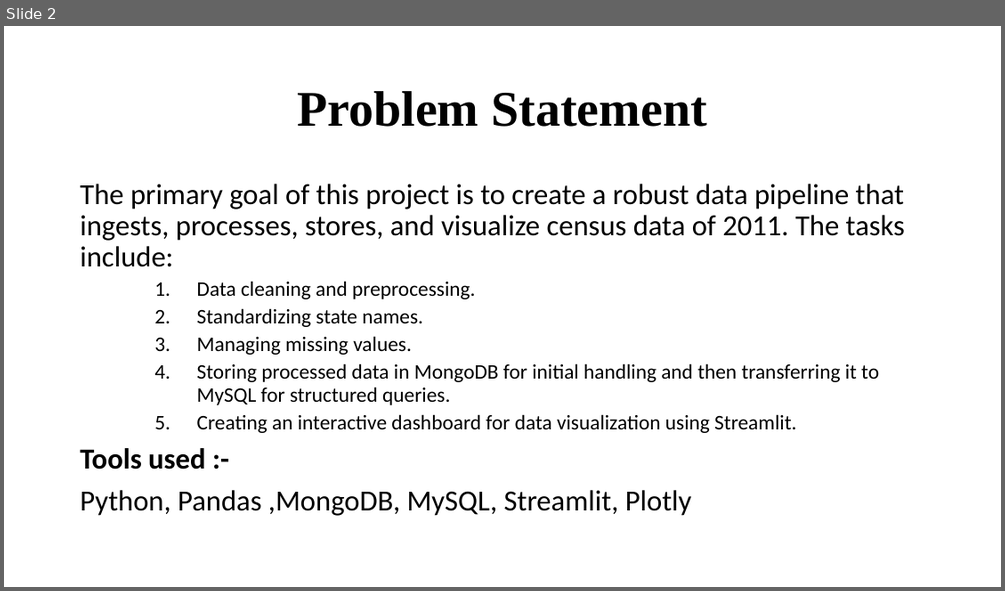
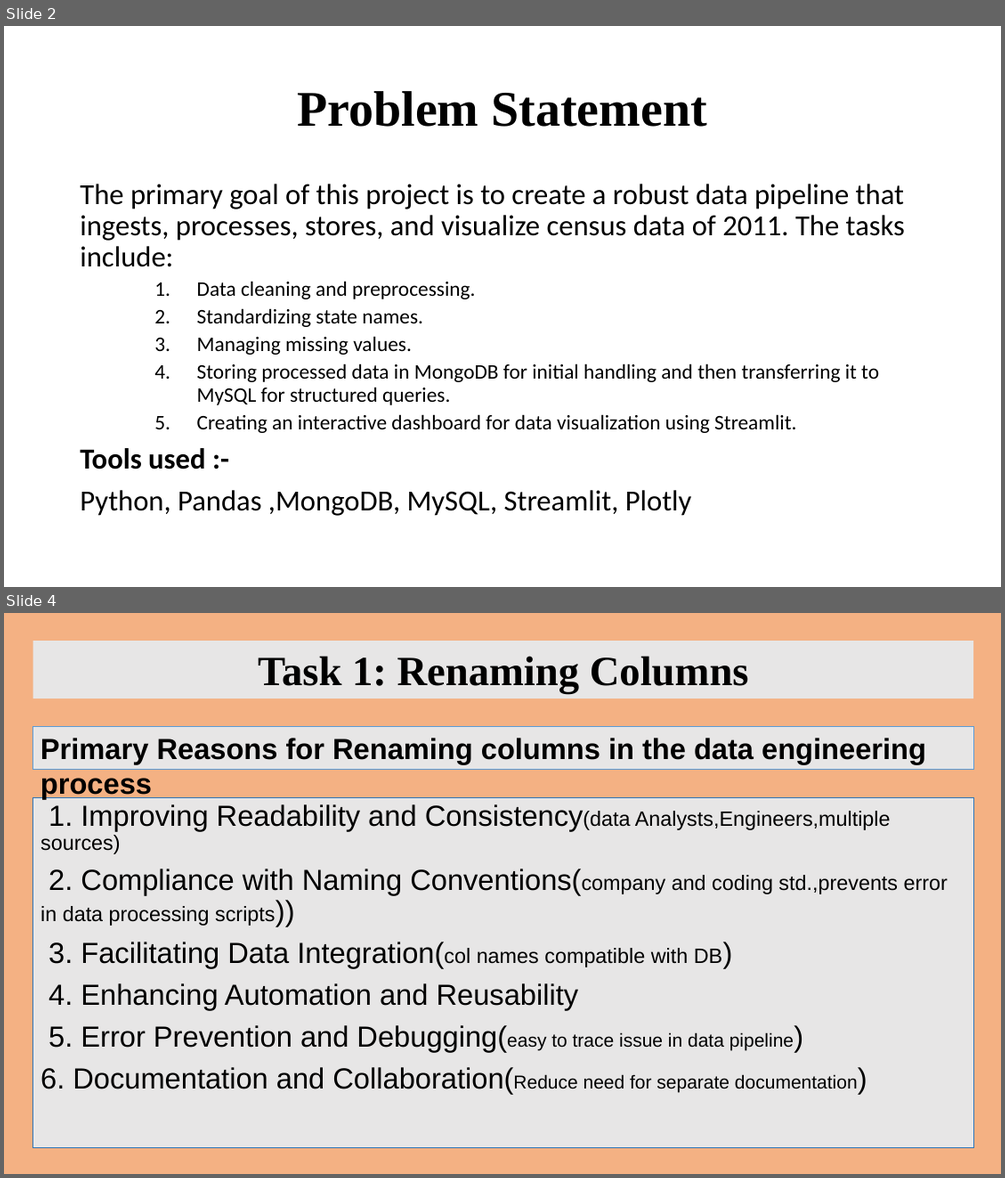
Before and after one commit to DeviEngineer2007/Census2011, a slide deck: Census Data Engineering Project_final.pptx. Shown one above the other, each under a label of ours: slide 2 before the commit, slides 2 and 4 after it; the slides between them are not shown. The pictures are 1005x591 and 1005x1178 pixels, drawn with LibreOffice and Linux fonts; fonts in the diff are those of the drawing. Boxes give left, top, right and bottom in pixels: in the first picture for what was removed or moved away, otherwise in the second. Text is boxed around its words. In the diff, an @@ line names an element or a change of style, - is before the commit and + after.

Commit message:
Census Data Pipelline PPT for presentation

```diff
--- a/Census Data Engineering Project_final.pptx
+++ b/Census Data Engineering Project_final.pptx
@@ slide 4 added at box(4, 613, 1001, 1174), background #F4B183 @@
@@ rectangle added at box(33, 641, 974, 698), fill #E7E6E6, 40 pt, text #000000, bold @@
+Task 1: Renaming Columns
@@ rectangle added at box(33, 727, 974, 770), fill #E7E6E6, outline #5B9BD5 0.75 pt, 28 pt, text #000000, bold @@
+Primary Reasons for Renaming columns in the data engineering process
@@ text added at box(33, 797, 974, 1148), fill #E7E6E6, outline #2E75B6 0.75 pt, 28 pt, text #000000 @@
+1. Improving Readability and Consistency(data Analysts,Engineers,multiple sources)
+2. Compliance with Naming Conventions(company and coding std.,prevents error in data processing scripts))
+3. Facilitating Data Integration(col names compatible with DB)
+4. Enhancing Automation and Reusability
+5. Error Prevention and Debugging(easy to trace issue in data pipeline)
+6. Documentation and Collaboration(Reduce need for separate documentation)
```
Also in this commit, not shown: 5 slides changed, 14 other slides added, 3 slides removed.
